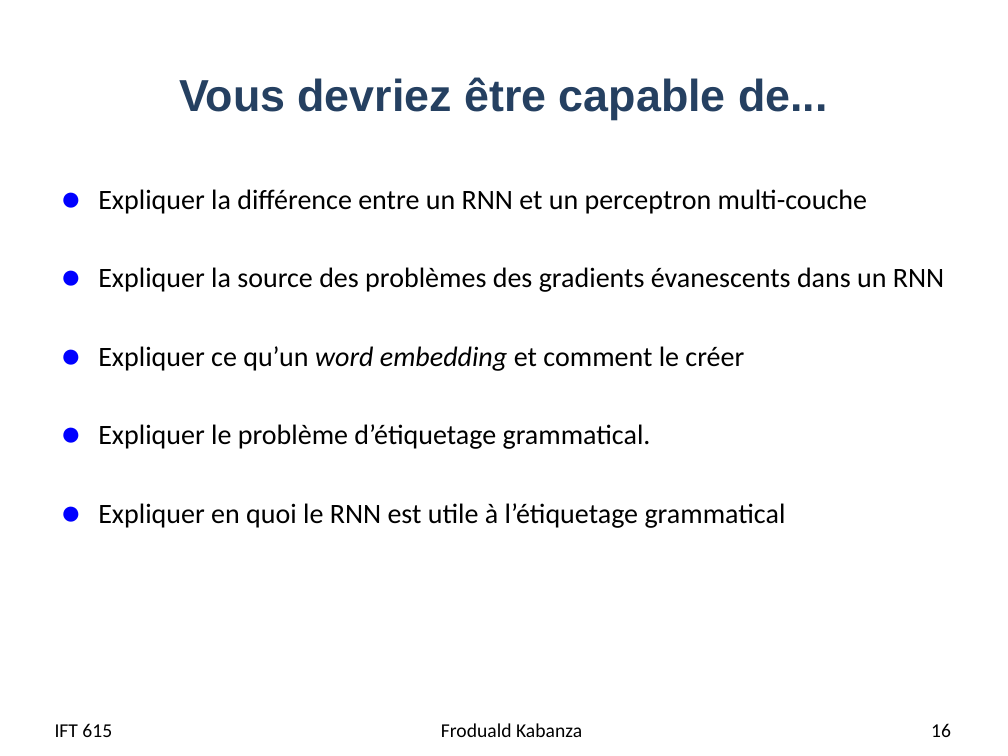
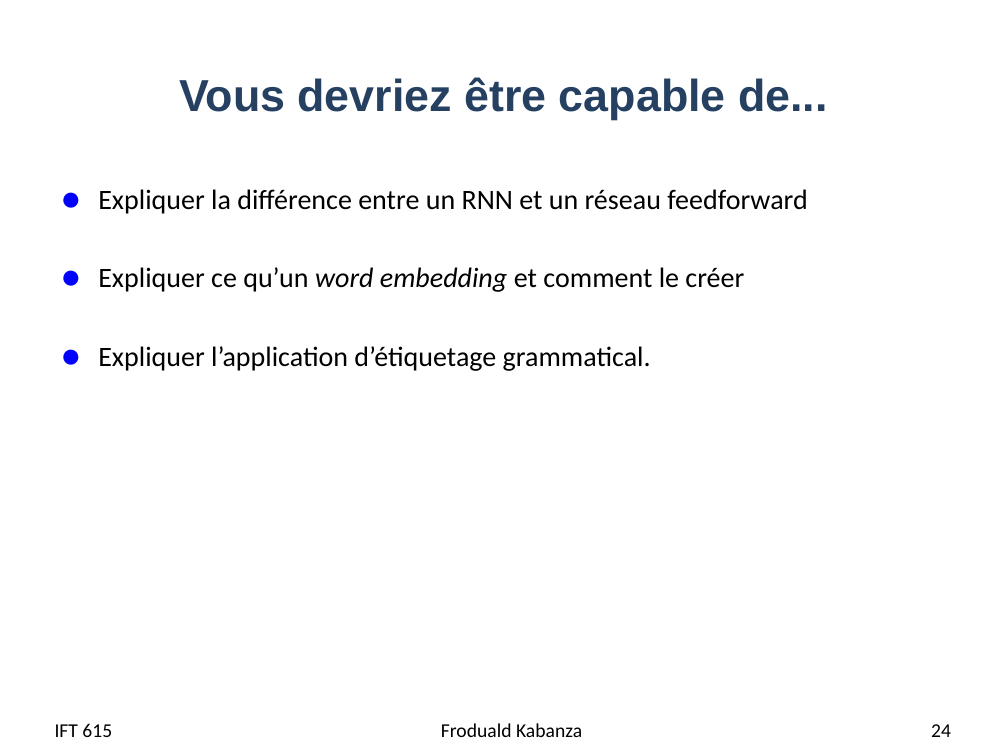
Before and after one commit to djeffkanda/djeffkanda.github.io, a slide deck: slide 24 of ift/assets/slides/ift615-07-Application - TLN - world embedding et etiquetage syntaxique.pptx (slide 16 before the commit). Drawn at 1008x756 pixels with LibreOffice and Linux fonts; fonts in the diff are those of the drawing. Boxes give left, top, right and bottom in pixels: in the first picture for what was removed or moved away, otherwise in the second. Text is boxed around its words. In the diff, an @@ line names an element or a change of style, - is before the commit and + after.

```diff
--- a/ift/assets/slides/ift615-07-Application - TLN - world embedding et etiquetage syntaxique.pptx
+++ b/ift/assets/slides/ift615-07-Application - TLN - world embedding et etiquetage syntaxique.pptx
@@ text at (98,189,807,214): text changed @@
-● Expliquer la différence entre un RNN et un perceptron multi-couche
-● Expliquer la source des problèmes des gradients évanescents dans un RNN
+● Expliquer la différence entre un RNN et un réseau feedforward
@@ text at (98,346,651,371): text changed @@
-● Expliquer le problème d’étiquetage grammatical.
-● Expliquer en quoi le RNN est utile à l’étiquetage grammatical
+● Expliquer l’application d’étiquetage grammatical.
@@ page number at (931,724,951,737): text changed @@
-16
+24
```
Also in this commit, not shown: 14 other slides changed, 6 slides added, 1 slide removed, 5 other files.
